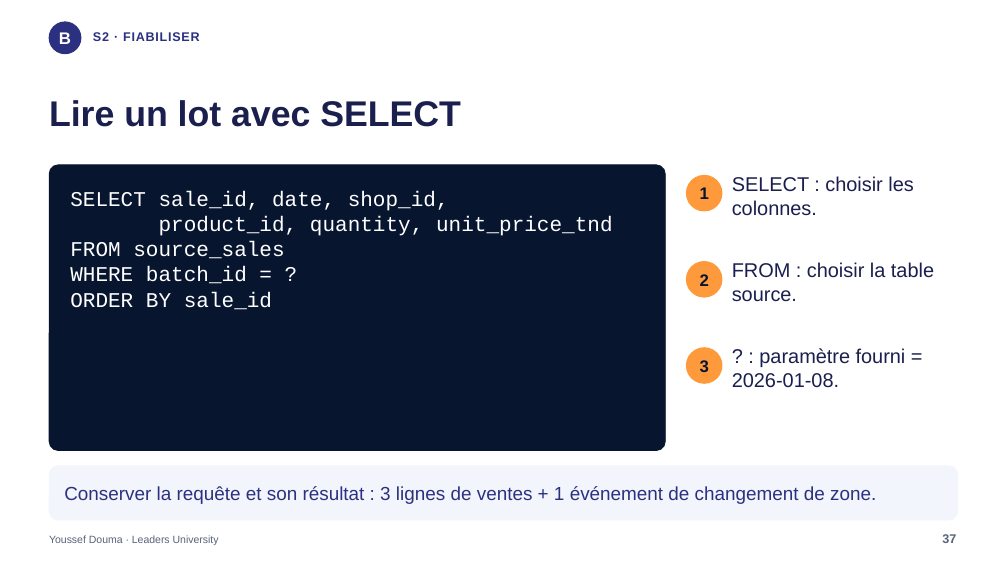
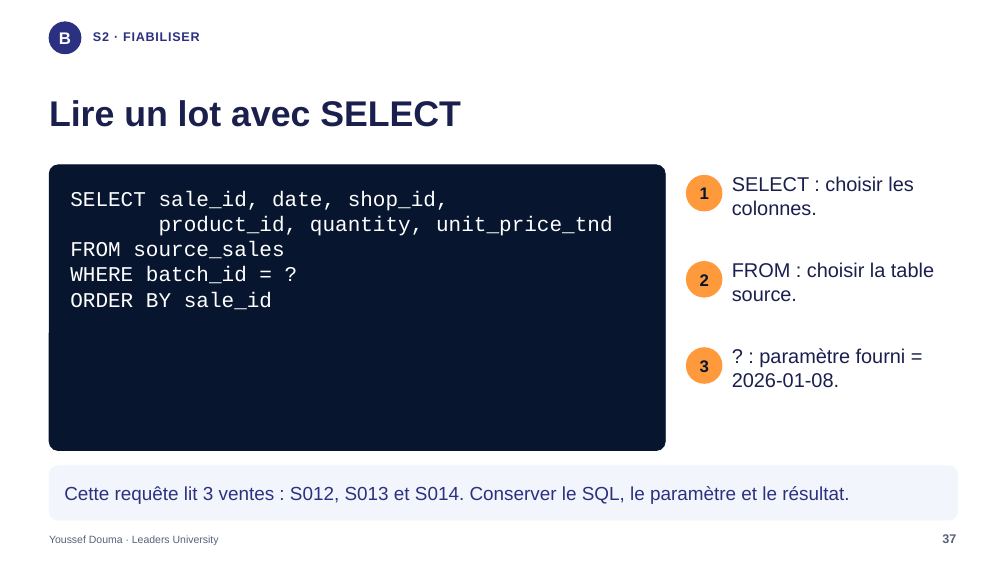
Before and after one commit to jodouma/leaders-bi-ia-etl-28h, a slide deck: slide 37 of presentation/Atlas_CODEX_BI_15h.pptx. Drawn at 1008x567 pixels with LibreOffice and Linux fonts; fonts in the diff are those of the drawing. Boxes give left, top, right and bottom in pixels: in the first picture for what was removed or moved away, otherwise in the second. Text is boxed around its words. In the diff, an @@ line names an element or a change of style, - is before the commit and + after.

```diff
--- a/presentation/Atlas_CODEX_BI_15h.pptx
+++ b/presentation/Atlas_CODEX_BI_15h.pptx
@@ text at (64, 486, 849, 504): text changed @@
-Conserver la requête et son résultat : 3 lignes de ventes + 1 événement de changement de zone.
+Cette requête lit 3 ventes : S012, S013 et S014. Conserver le SQL, le paramètre et le résultat.
```
Also in this commit, not shown: 43 other slides changed, 2 slides added, 5 other files.
